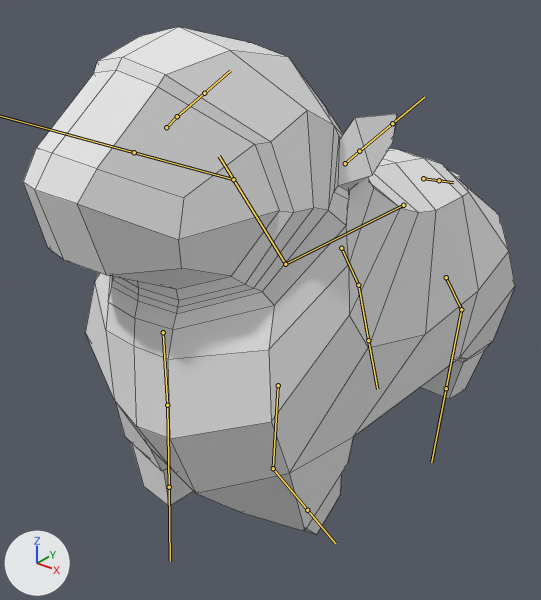
What one commit did to the FBX model Assets/3D Models/sheep.fbx.
Camera for both pictures: a 50 mm camera at (1.94, -2.84, 2.54) aimed at (-0.09, -0.3, 0.97). Lighting does not change. The marker at lower left points along +X, +Y and +Z. Both versions are drawn at frame 1 of the action 'Armature|ArmatureAction'; the numbers are the values there. The bones that bend it are drawn over the model as lines. Mesh edges are drawn as thin lines.

Objects in the first picture: 'sheep'.
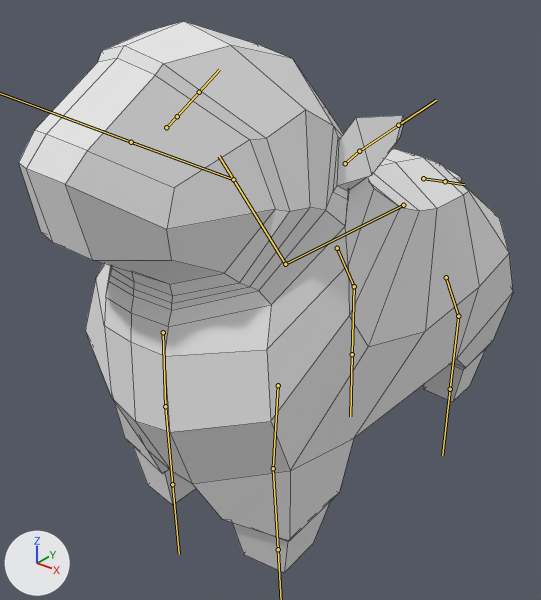
Location of each change, [x1, y1, x2, y2] in pixels of the pictures (541 x 600 px):
'sheep', posed (9% taller)
    before: [23, 27, 515, 535]
    after: [19, 21, 513, 573]
bone 'Bone.002', root to tip
    before: (233, 179) to (134, 152)
    after: (233, 179) to (131, 142)
bone 'Bone.014', root to tip
    before: (359, 151) to (392, 123)
    after: (359, 151) to (398, 125)
bone 'Bone.015', root to tip
    before: (177, 116) to (204, 93)
    after: (177, 116) to (199, 92)
bone 'Bone.004', root to tip
    before: (273, 468) to (307, 510)
    after: (273, 468) to (278, 549)
bone 'Bone.005', root to tip
    before: (163, 332) to (167, 405)
    after: (163, 332) to (165, 406)
bone 'Bone.006', root to tip
    before: (167, 405) to (169, 487)
    after: (165, 406) to (172, 484)
bone 'Bone.007', root to tip
    before: (446, 277) to (461, 309)
    after: (446, 277) to (458, 316)
bone 'Bone.008', root to tip
    before: (461, 309) to (446, 388)
    after: (458, 316) to (450, 389)
bone 'Bone.009', root to tip
    before: (341, 248) to (358, 285)
    after: (337, 248) to (354, 286)
bone 'Bone.010', root to tip
    before: (358, 285) to (368, 340)
    after: (354, 286) to (352, 354)
bone 'Bone.011', root to tip
    before: (423, 178) to (439, 180)
    after: (423, 178) to (445, 181)

The edits, one by one:
Bone 'Bone.002' (bone_bone_002) turns from (-7, -2, 5) to (-10, -3, 8) degrees about its own x, y and z.
Bone 'Bone.014' (bone_bone_014) turns from (7, -3, 1) to (17, -8, 1) degrees about its own x, y and z.
Bone 'Bone.015' (bone_bone_015) turns from (5, -2, 0) to (-5, 2, -1) degrees about its own x, y and z.
Bone 'Bone.004' (bone_bone_004) turns from (25, 0, 0) to (-3, 0, 0) degrees about its own x, y and z.
Bone 'Bone.005' (bone_bone_005) turns from (10, 0, 0) to (7, 0, 0) degrees about its own x, y and z.
Bone 'Bone.006' (bone_bone_006) turns from (-16, 0, 0) to (-9, 0, 0) degrees about its own x, y and z.
Bone 'Bone.007' (bone_bone_007) turns from (19, 0, 0) to (12, 0, 0) degrees about its own x, y and z.
Bone 'Bone.008' (bone_bone_008) turns from (-30, 0, 0) to (-13, 0, 0) degrees about its own x, y and z.
Bone 'Bone.009' (bone_bone_009) moves from (0.0, 0.1, 0.138) to (0.0, 0.07, 0.101).
Bone 'Bone.009' (bone_bone_009) turns from (11, 0, 0) to (10, 0, 0) degrees about its own x, y and z.
Bone 'Bone.010' (bone_bone_010) turns from (7, 0, 0) to (-9, 0, 0) degrees about its own x, y and z.
Bone 'Bone.011' (bone_bone_011) turns from (0, -2, 5) to (0, 1, -3) degrees about its own x, y and z.
